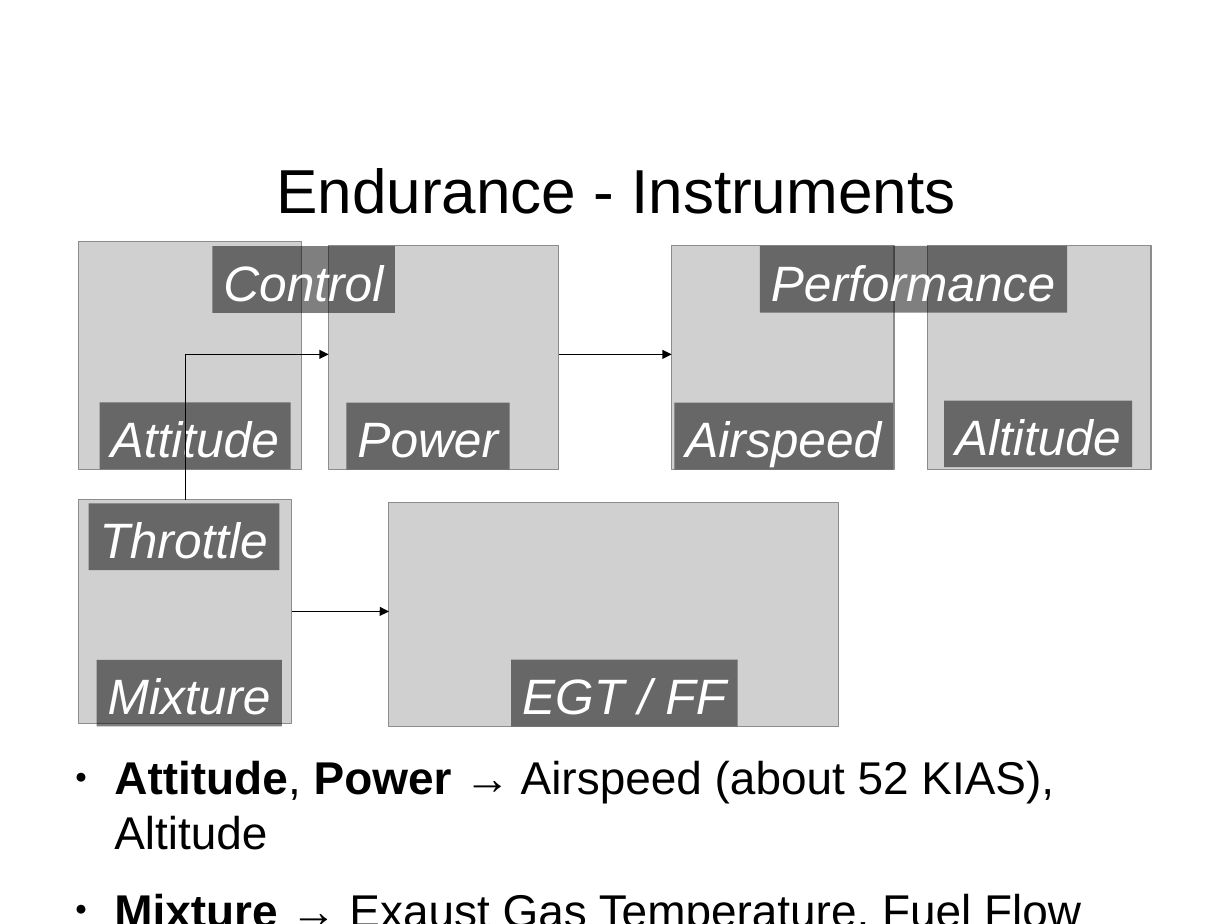
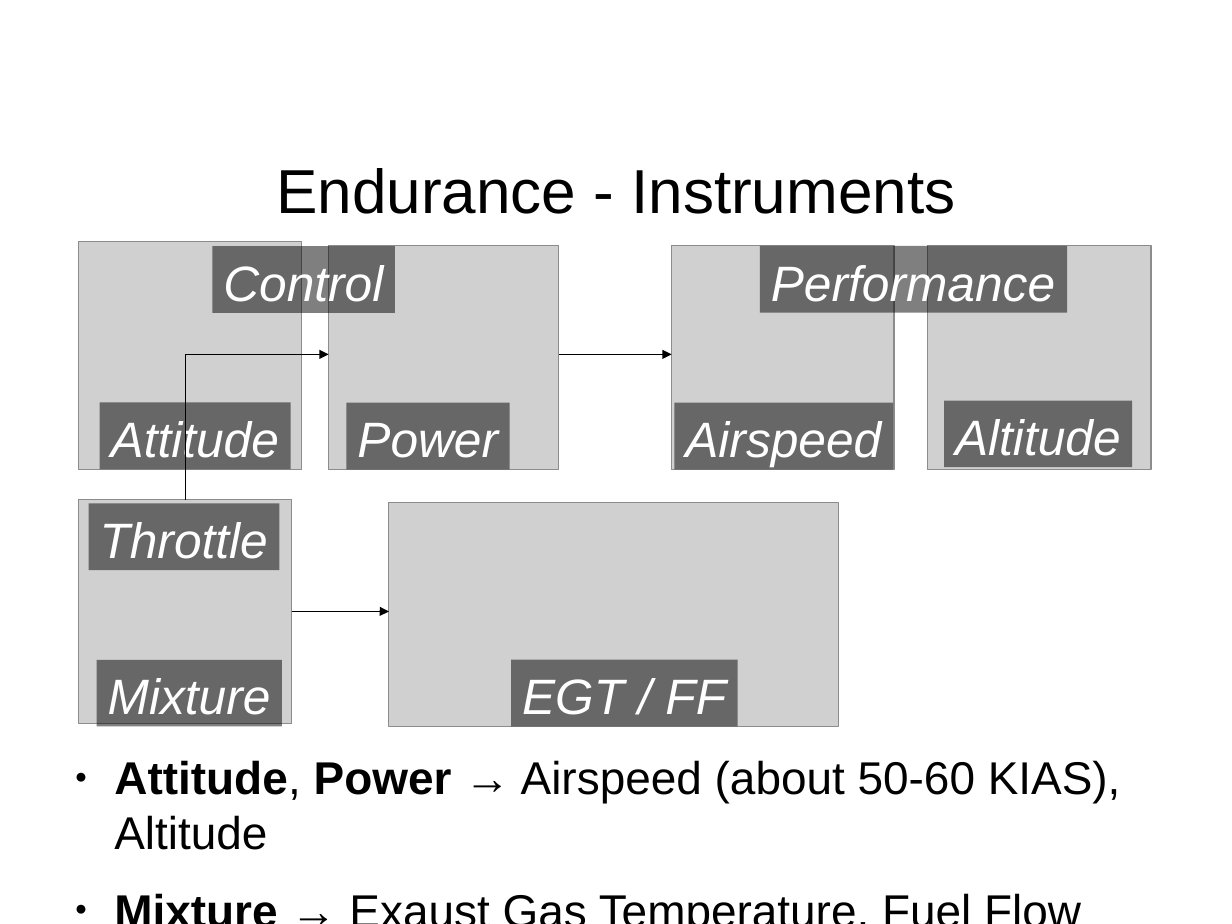
Before and after one commit to stephanheinemann/flight, a slide deck: slide 13 of FI/RangeAndEndurance/RangeAndEndurance.odp (slide 15 before the commit). Drawn at 1232x924 pixels with LibreOffice and Linux fonts; fonts in the diff are those of the drawing; grey boxes stand for pictures; background and template pictures are left out. Boxes give left, top, right and bottom in pixels: in the first picture for what was removed or moved away, otherwise in the second. Text is boxed around its words. In the diff, an @@ line names an element or a change of style, - is before the commit and + after.

```diff
--- a/FI/RangeAndEndurance/RangeAndEndurance.odp
+++ b/FI/RangeAndEndurance/RangeAndEndurance.odp
@@ text at (114,760,1121,850): text changed @@
-● Attitude, Power → Airspeed (about 52 KIAS), Altitude
+● Attitude, Power → Airspeed (about 50-60 KIAS), Altitude
```
Also in this commit, not shown: 5 other slides changed, 1 other file.
